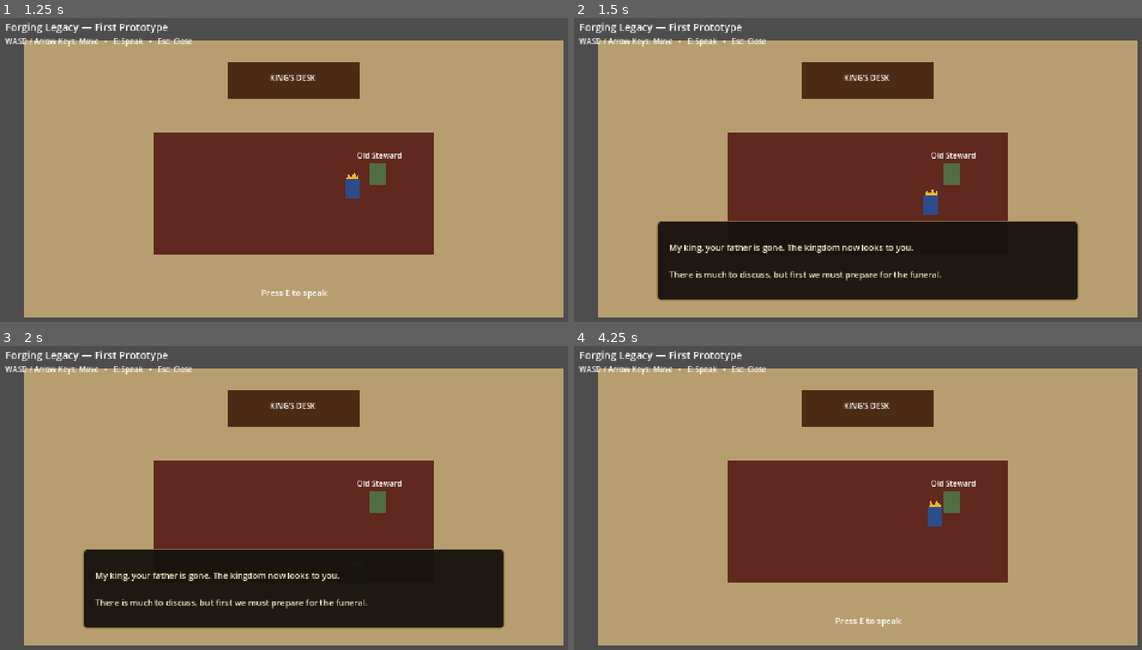
Above: before the commit, frames 1-4 (two rows, left to right).
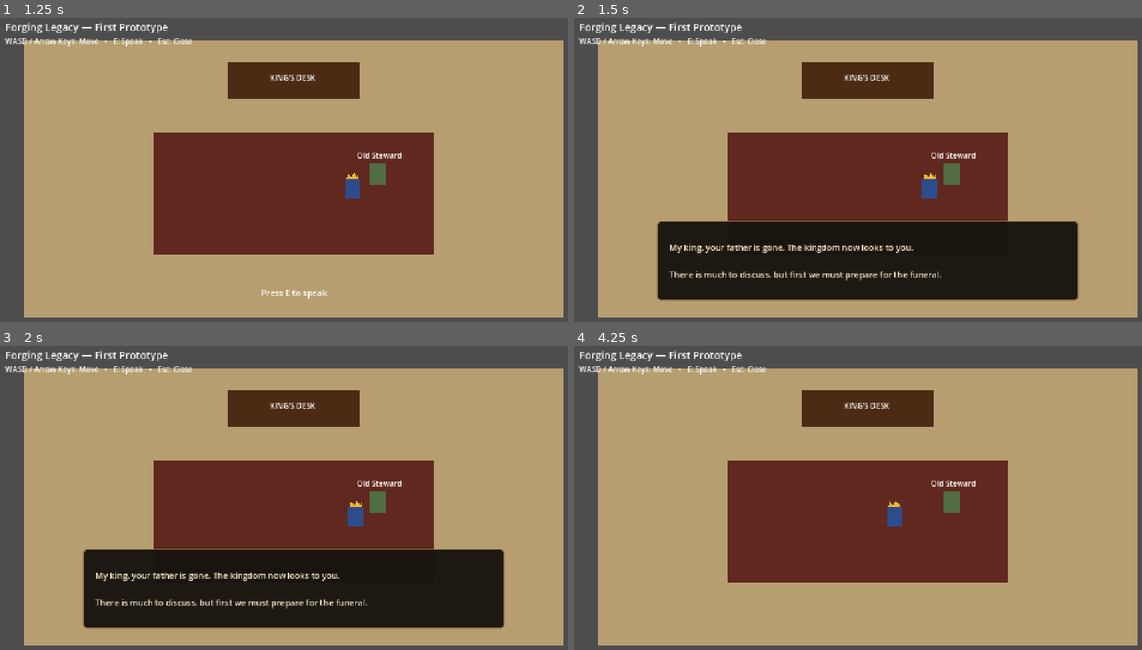
Above: after the commit, the same moments.

Repository: thomasmcanerney-gif/forging-legacy-game
Game: Godot game, scene res://scenes/main.tscn
Same seed, same stepped clock (60 frames per second), same inputs: the game is played once before the commit and once after it.
Inputs:
- Up to frame 1 (1.25 s): tap Enter at 0.5 s; hold D (move_right) from 0.53 s (still down); tap E (interact) at 0.6 s; tap 1 at 0.8 s
- Up to frame 2 (1.5 s): tap E (interact) at 1.25 s; release D (move_right) at 1.28 s; hold S (move_down) from 1.28 s (still down); tap 1 at 1.35 s
- Up to frame 3 (2 s): keep holding S (move_down); tap 2 at 1.55 s
- Up to frame 4 (4.25 s): tap Enter at 2 s; release S (move_down) at 2.03 s; hold D (move_right) 2.03-2.78 s; tap 2 at 2.1 s; tap 3 at 2.3, 2.85 s; tap Space at 2.75 s; hold W (move_up) 2.78-3.53 s; tap 4 at 3.05, 3.6 s; hold A (move_left) from 3.53 s (still down); tap E (interact) at 3.8 s; tap Escape (ui_cancel) at 4.15 s

Frame 1 is identical in both runs. In frame 2, 0.3% of the frame differs, in the area x 61-65%, y 50-65%; in frame 3, 0.2%; in frame 4, 0.5%, in the area x 46-65%, y 50-93%.
Error after the commit: Invalid access to property or key 'time_changed' on a base object of type 'null instance'. (res://scripts/main.gd:17)

Commit message:
Add dialogue lock and time controls

Diff:
--- a/scripts/main.gd
+++ b/scripts/main.gd
@@ -1,28 +1,56 @@
 extends Node2D
 
-@onready var player: CharacterBody2D = $Player
+@onready var player: Player = $Player
 @onready var advisor: Area2D = $Advisor
+@onready var game_time: GameTime = $GameTime
 @onready var prompt: Label = $UI/InteractionPrompt
 @onready var dialogue_panel: PanelContainer = $UI/DialoguePanel
 @onready var dialogue_text: Label = $UI/DialoguePanel/MarginContainer/DialogueText
+@onready var date_label: Label = $UI/DateLabel
+@onready var speed_label: Label = $UI/SpeedLabel
 
 var dialogue_open := false
 
 func _ready() -> void:
 	dialogue_panel.visible = false
 	prompt.visible = false
+	game_time.time_changed.connect(_on_time_changed)
+	game_time.speed_changed.connect(_on_speed_changed)
+	_on_time_changed(game_time.get_display_text())
+	_on_speed_changed(game_time.get_speed_name())
 
 func _process(_delta: float) -> void:
 	var close_enough := player.global_position.distance_to(advisor.global_position) < 90.0
 	prompt.visible = close_enough and not dialogue_open
 
 	if close_enough and Input.is_action_just_pressed("interact"):
-		dialogue_open = not dialogue_open
-		dialogue_panel.visible = dialogue_open
-		prompt.visible = false
+		_set_dialogue_open(not dialogue_open)
 		if dialogue_open:
 			dialogue_text.text = "My king, your father is gone. The kingdom now looks to you.\n\nThere is much to discuss, but first we must prepare for the funeral."
 
 	if dialogue_open and Input.is_action_just_pressed("ui_cancel"):
-		dialogue_open = false
-		dialogue_panel.visible = false
+		_set_dialogue_open(false)
+
+func _unhandled_input(event: InputEvent) -> void:
+	if event is InputEventKey and event.pressed and not event.echo:
+		match event.keycode:
+			KEY_1:
+				game_time.set_speed(0.0)
+			KEY_2:
+				game_time.set_speed(1.0)
+			KEY_3:
+				game_time.set_speed(10.0)
+			KEY_4:
+				game_time.set_speed(100.0)
+
+func _set_dialogue_open(open: bool) -> void:
+	dialogue_open = open
+	dialogue_panel.visible = open
+	player.set_movement_enabled(not open)
+	prompt.visible = false
+
+func _on_time_changed(display_text: String) -> void:
+	date_label.text = display_text
+
+func _on_speed_changed(speed_name: String) -> void:
+	speed_label.text = "Time: %s   [1 Pause • 2 1x • 3 10x • 4 100x]" % speed_name
